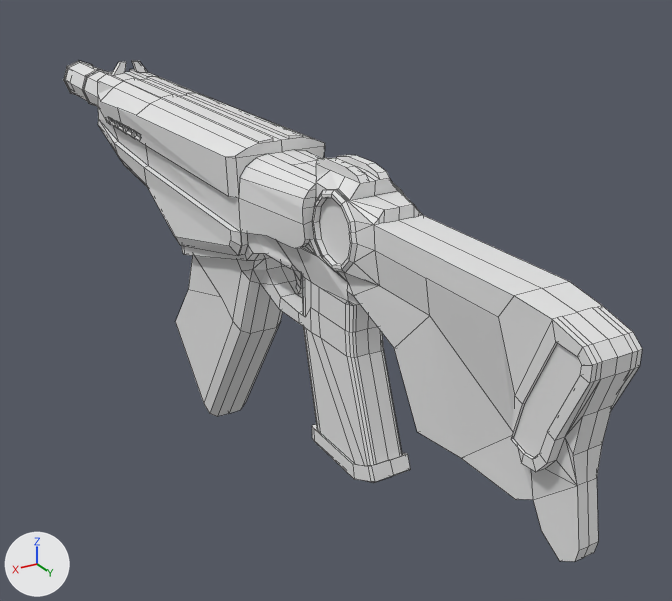
The Blender file Assets/Graphics/Models/Weapeons/Phantom.blend, before and after one commit.
Camera for both pictures: a camera (50 mm lens) standing at (2.47, 5.84, 1.86) and looking at (-0.54, 0.83, -0.65). Arrows for +X, +Y and +Z are at lower left; the lights stay in place. Mesh edges are drawn as thin lines.
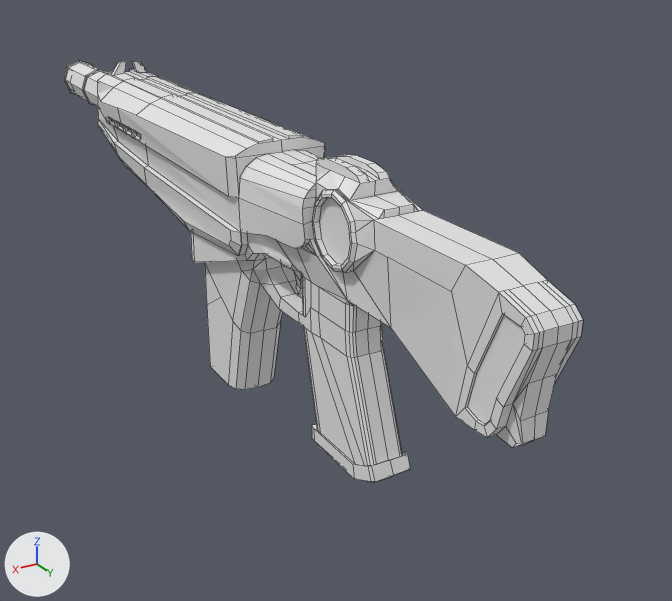
What differs and where, as boxes [x1, y1, x2, y2] in the pictures (672 x 601 px; the box of a moved part takes in the faces that stretch with it):
'Cylinder.001', reshaped (10% narrower, 16% shorter)
    before: [64, 61, 642, 562]
    after: [64, 61, 583, 483]
part 1 of me_cylinder_002, moved or reshaped
    before: [296, 191, 642, 562]
    after: [296, 191, 583, 448]
part 2 of me_cylinder_002, moved or reshaped
    before: [144, 168, 280, 416]
    after: [144, 168, 281, 390]

What the commit changed:
me_cylinder_002 is used by ob_cylinder_001; location (0.0, -0.515, 0.0); rotation (0.0, 1.571, 0.0), in degrees (0, 90, 0); scale (0.177, 0.177, 0.094).
me_cylinder_002 had 581 vertices, 475 faces and spanned x -3.9..9.7, y -13.3..24.0, z 0.0..3.5.
me_cylinder_002 now has 565 vertices, 463 faces and spans x -3.9..7.2, y -13.3..22.3, z 0.0..3.5.
Part 1, on me_cylinder_002:
29 vertices are removed from x -2.5..3.8, y 14.4..23.9, z 0.0..1.5.
42 faces are deleted.
36 vertices in x -2.0..1.6, y 18.4..24.0, z 0.0..1.5 move by (0.0, -1.7, 0.0).
13 vertices in x -2.3..1.3, y 21.2..23.7, z 0.0..1.5 move by (0.0, -1.8, 0.0).
7 vertices move from x -2.5..3.1, y 16.0..23.9, z 0.0..1.5 to x -2.6..1.7, y 16.0..21.9, z 0.0..1.5.
14 vertices are added at x -2.6..1.7, y 14.4..21.9, z 0.0..1.5.
31 new faces join them.
Part 2, on me_cylinder_002:
3 vertices are removed from x 0.8..2.1, y -0.9..2.6, z 0.9..2.2.
7 faces are deleted.
6 vertices in x 2.4..2.5, y 2.5..2.6, z 0.0..2.2 move by (0.0, 1.0, 0.0).
3 vertices in x 1.7..2.1, y 2.8, z 2.2..2.8 move by (-0.9, 1.0, 0.0).
14 vertices move from x 0.8..9.7, y -0.9..3.8, z 0.0..2.2 to x 1.1..7.2, y -0.9..6.7, z 0.0..2.2.
2 vertices are added at (1.1, -0.9, 0.9), (1.3, 3.6, 2.2).
6 new faces join them.
